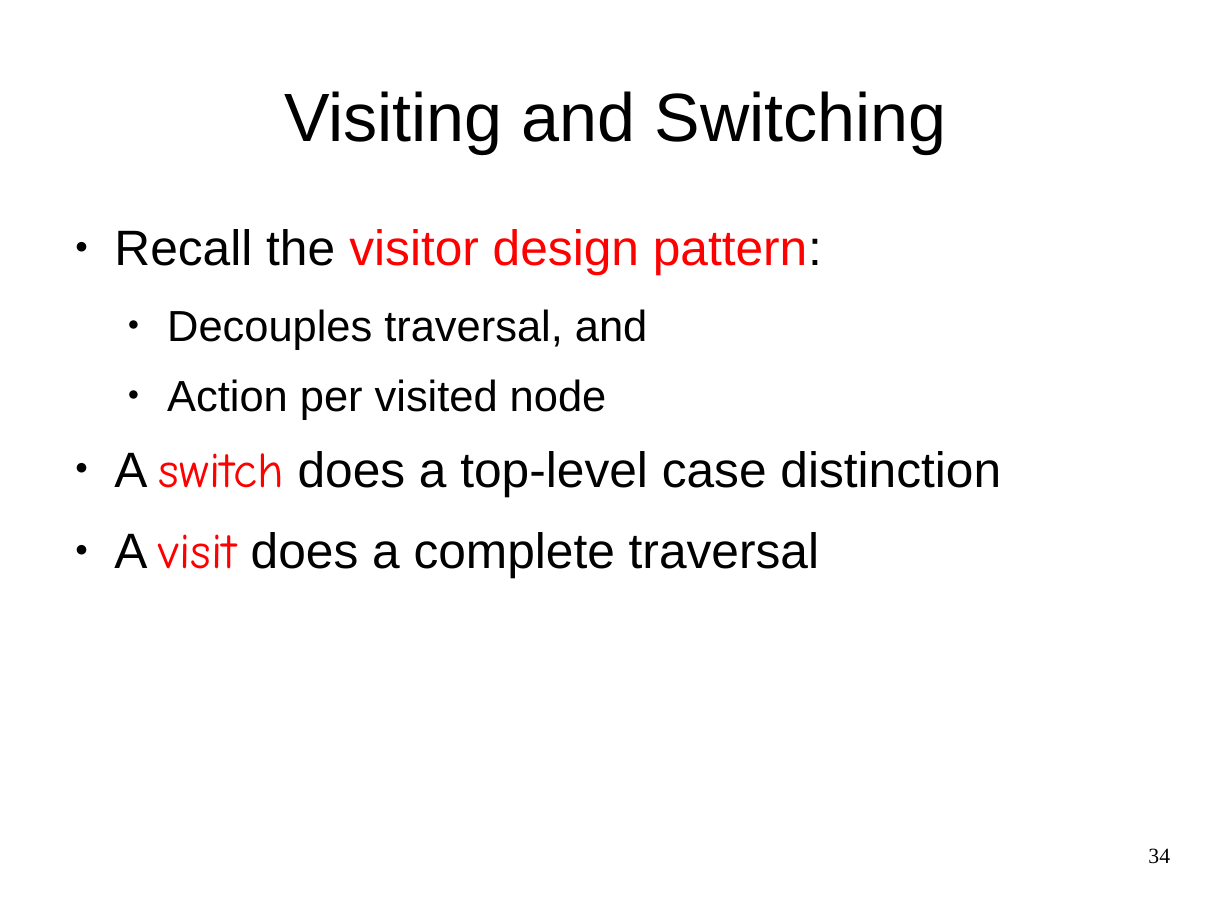
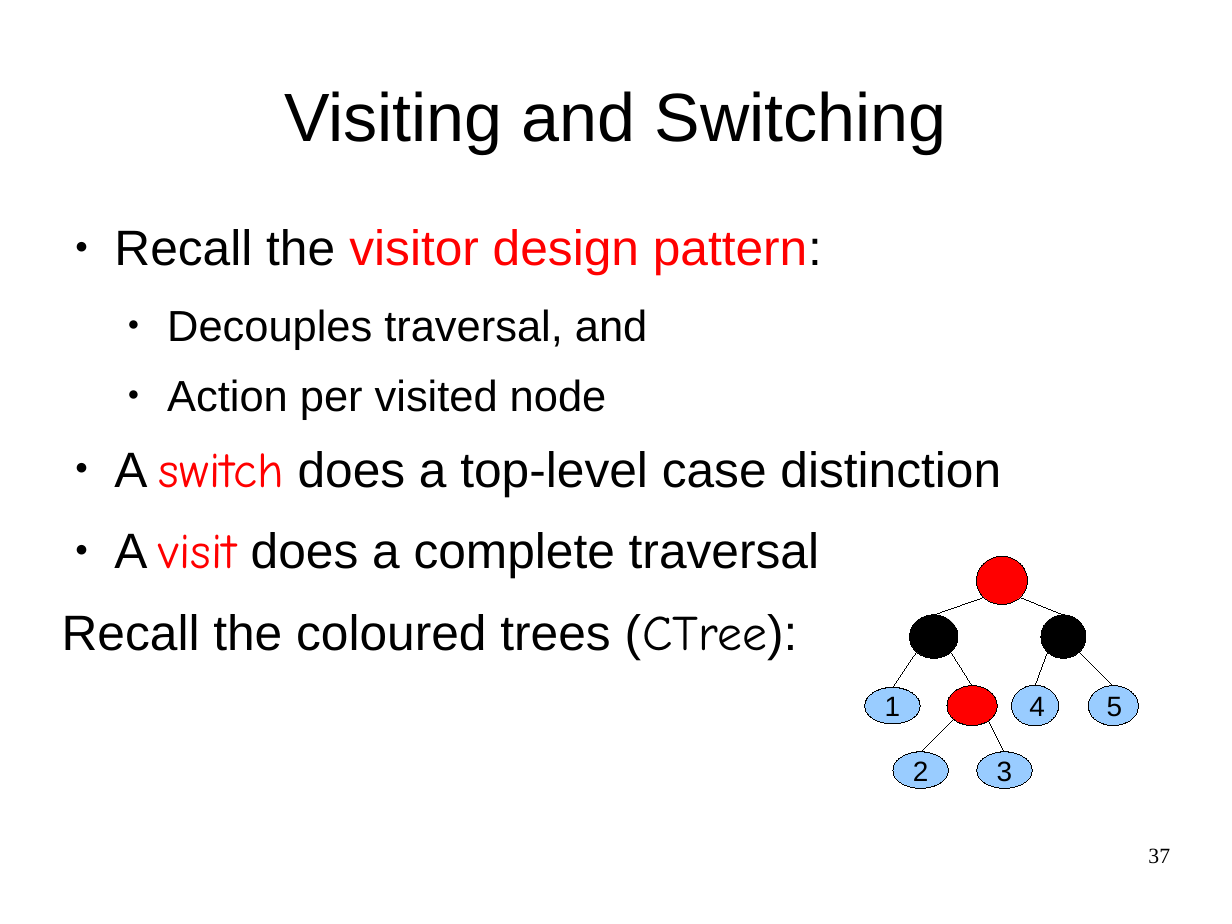
Before and after one commit to cwi-swat/meta-environment, a slide deck: slide 37 of meta-doc/analysis/rascal-slides/rascal-slides.odp (slide 34 before the commit). Drawn at 1232x924 pixels with LibreOffice and Linux fonts; fonts in the diff are those of the drawing; background and template pictures are left out. Boxes give left, top, right and bottom in pixels: in the first picture for what was removed or moved away, otherwise in the second. Text is boxed around its words. In the diff, an @@ line names an element or a change of style, - is before the commit and + after.

```diff
--- a/meta-doc/analysis/rascal-slides/rascal-slides.odp
+++ b/meta-doc/analysis/rascal-slides/rascal-slides.odp
@@ text at <box>62,614,798,659</box>: paragraph added @@
+Recall the coloured trees (CTree):
@@ group added at <box>865,557,1139,789</box>: 9 ellipses, 8 lines @@
+1
+4
+5
+2
+3
@@ page number at <box>1148,848,1170,864</box>: text changed @@
-34
+37
```
Also in this commit, not shown: 19 other slides changed, 5 slides added, 1 slide removed, 1 other file.
